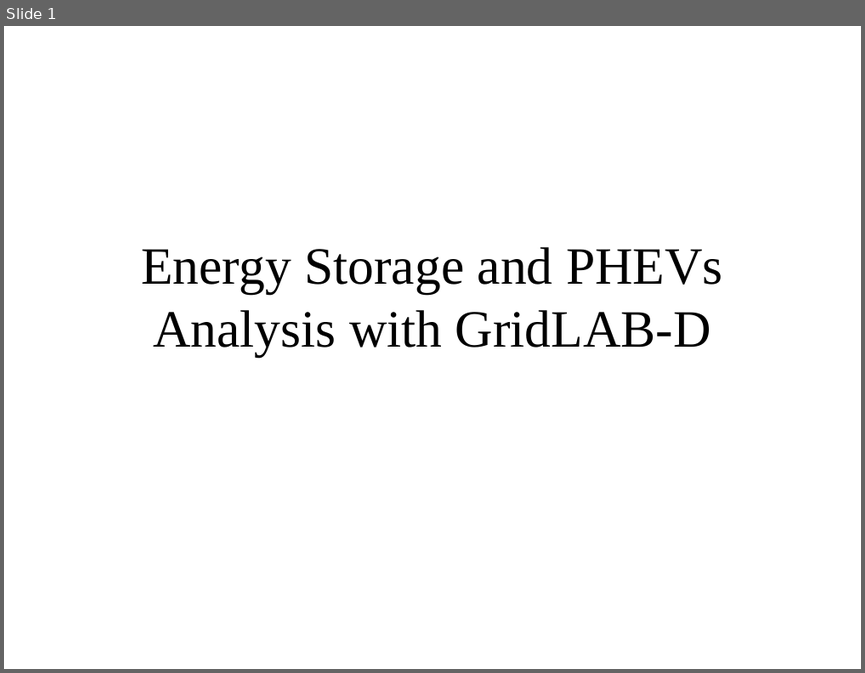
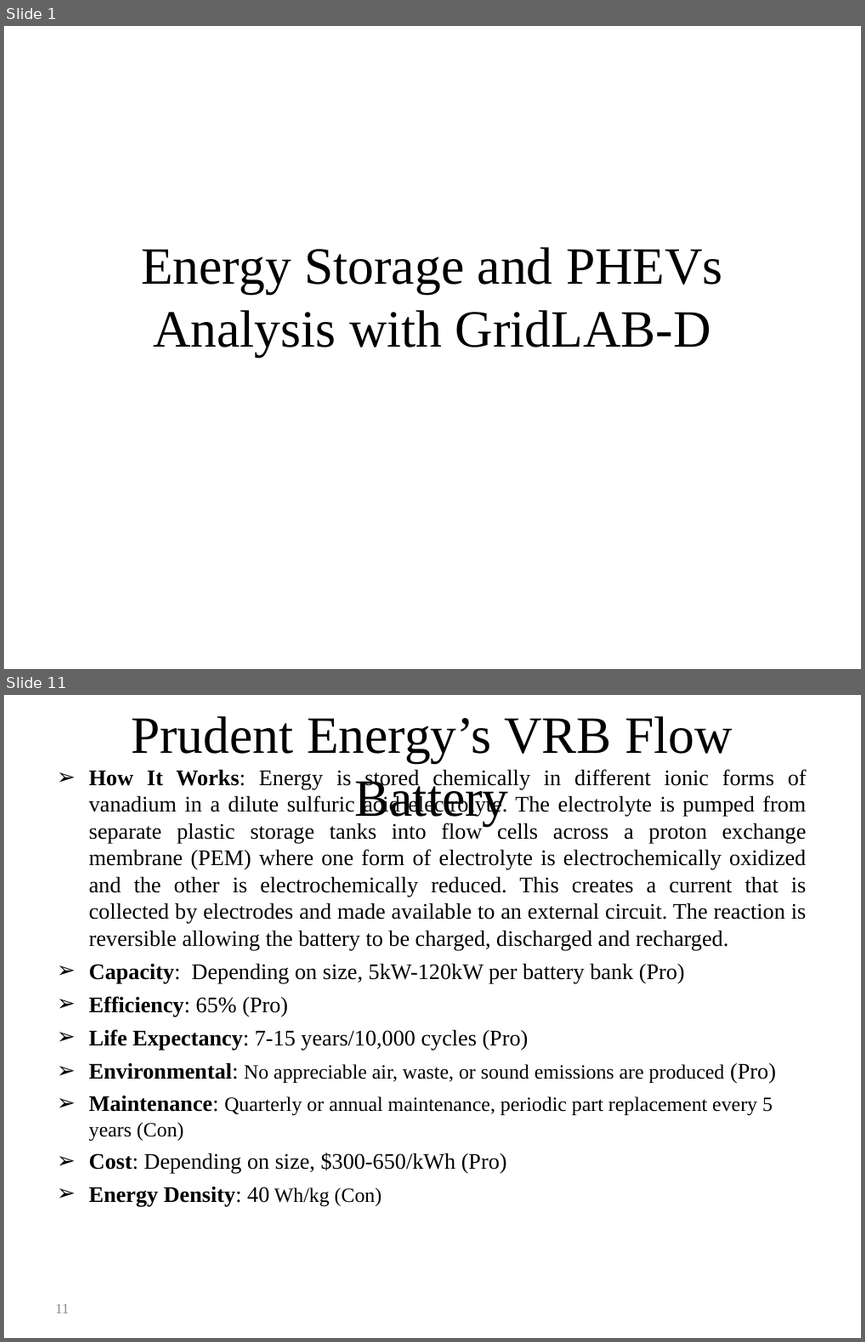
Before and after one commit to gridlab-d/course, a slide deck: Distribution_Analysis_Course/4.0 - Energy_Storage_and_PHEVs.ppt. Shown one above the other, each under a label of ours: slide 1 before the commit, slides 1 and 11 after it; the slides between them are not shown. The pictures are 865x673 and 865x1342 pixels, drawn with LibreOffice and Linux fonts; fonts in the diff are those of the drawing. Boxes give left, top, right and bottom in pixels: in the first picture for what was removed or moved away, otherwise in the second. Text is boxed around its words. In the diff, an @@ line names an element or a change of style, - is before the commit and + after.

```diff
--- a/Distribution_Analysis_Course/4.0 - Energy_Storage_and_PHEVs.ppt
+++ b/Distribution_Analysis_Course/4.0 - Energy_Storage_and_PHEVs.ppt
@@ slide 11 added at (x1=4, y1=695, x2=861, y2=1338), background #FFFFFF @@
@@ title added at (x1=131, y1=716, x2=732, y2=826), 44 pt, text #000000 @@
+Prudent Energy’s VRB Flow Battery
@@ text added at (x1=89, y1=769, x2=806, y2=1207), 18.7 pt, text #000000 @@
+➢ How It Works: Energy is stored chemically in different ionic forms of vanadium in a dilute sulfuric acid electrolyte. The electrolyte is pumped from separate plastic storage tanks into flow cells across a proton exchange membrane (PEM) where one form of electrolyte is electrochemically oxidized and the other is electrochemically reduced. This creates a current that is collected by electrodes and made available to an external circuit. The reaction is reversible allowing the battery to be charged, discharged and recharged.
+➢ Capacity: Depending on size, 5kW-120kW per battery bank (Pro)
+➢ Efficiency: 65% (Pro)
+➢ Life Expectancy: 7-15 years/10,000 cycles (Pro)
+➢ Environmental: No appreciable air, waste, or sound emissions are produced (Pro)
+➢ Maintenance: Quarterly or annual maintenance, periodic part replacement every 5 years (Con)
+➢ Cost: Depending on size, $300-650/kWh (Pro)
+➢ Energy Density: 40 Wh/kg (Con)
@@ page number added at (x1=55, y1=1304, x2=69, y2=1313), 12 pt, text #898989 @@
+11
```
Also in this commit, not shown: 1 slide changed, 20 other slides added.
